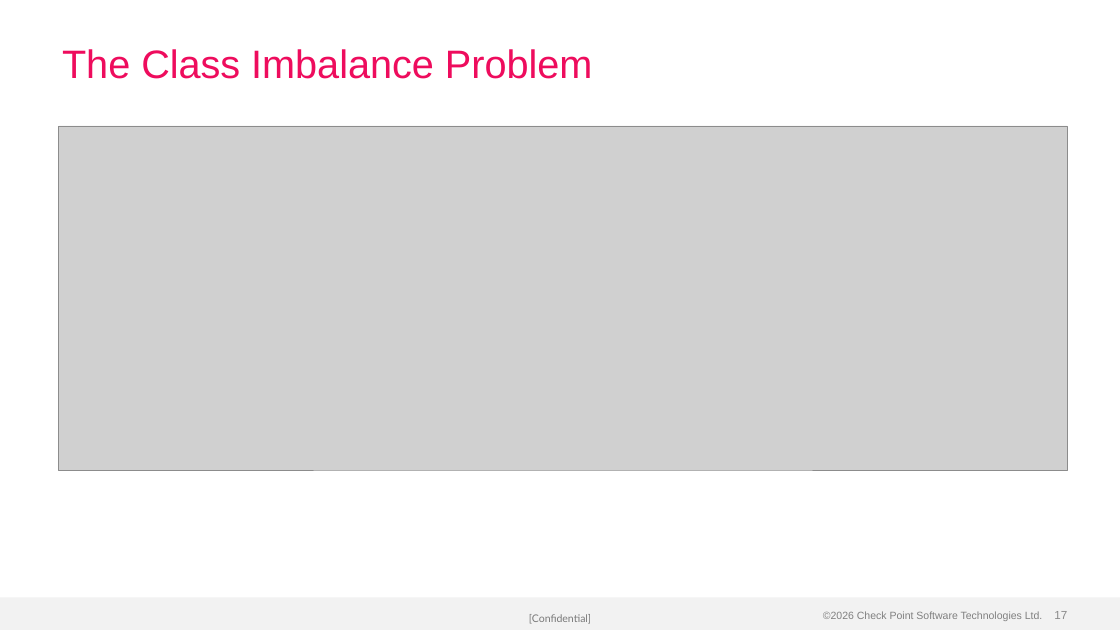
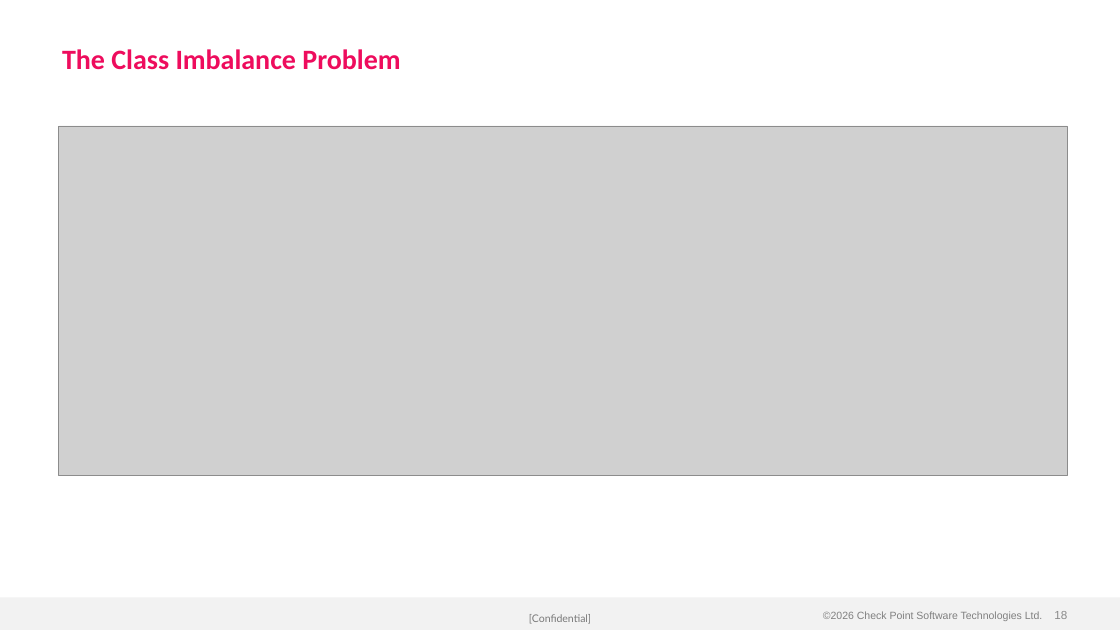
Before and after one commit to alshawwaf/ai-basic-training, a slide deck: slide 18 of stage1_classic_ml/01_what_is_ml/Lecture-1-What-is-ML.pptx (slide 17 before the commit). Drawn at 1120x630 pixels with LibreOffice and Linux fonts; fonts in the diff are those of the drawing; grey boxes stand for pictures; background and template pictures are left out. Boxes give left, top, right and bottom in pixels: in the first picture for what was removed or moved away, otherwise in the second. Text is boxed around its words. In the diff, an @@ line names an element or a change of style, - is before the commit and + after.

Commit message:
Apply Calibri font and bold headers to all 17 lectures; improve Lecture 1
- All lectures: switched every text run to Calibri, made slide titles bold
- Lecture 1: rebuilt with 29 slides (was 28), 14 images (was 13)
  - Added new Real-World Example slide (phishing URL detection pipeline)
  - Improved vocabulary slide with bold term/definition formatting
  - Better bullet hierarchy with colour-coded categories
  - All matplotlib charts regenerated with Calibri labels

```diff
--- a/stage1_classic_ml/01_what_is_ml/Lecture-1-What-is-ML.pptx
+++ b/stage1_classic_ml/01_what_is_ml/Lecture-1-What-is-ML.pptx
@@ title "The Class Imbalance Problem" at (62, 49, 400, 70): size 34 to 24 pt, font Arial to Calibri, bold on @@
@@ picture: place and size @@
-picture at (59, 126, 1067, 471)
+picture at (59, 126, 1067, 476)
@@ page number at (1054, 611, 1067, 619): text changed @@
-17
+18
```
Also in this commit, not shown: 27 other slides changed, 1 slide added, 16 other files.
